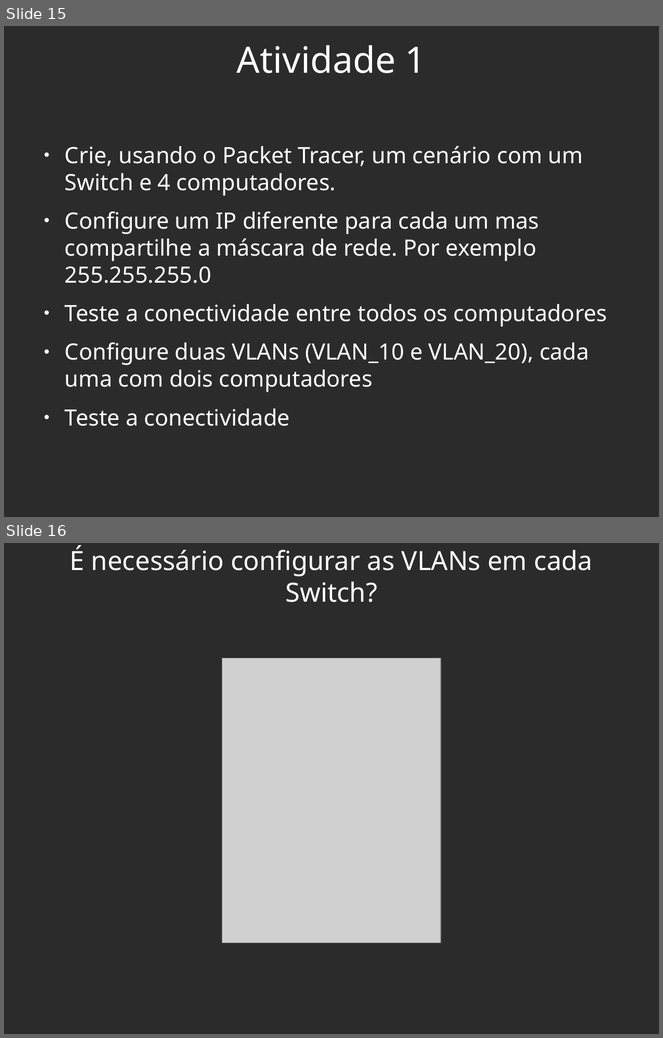
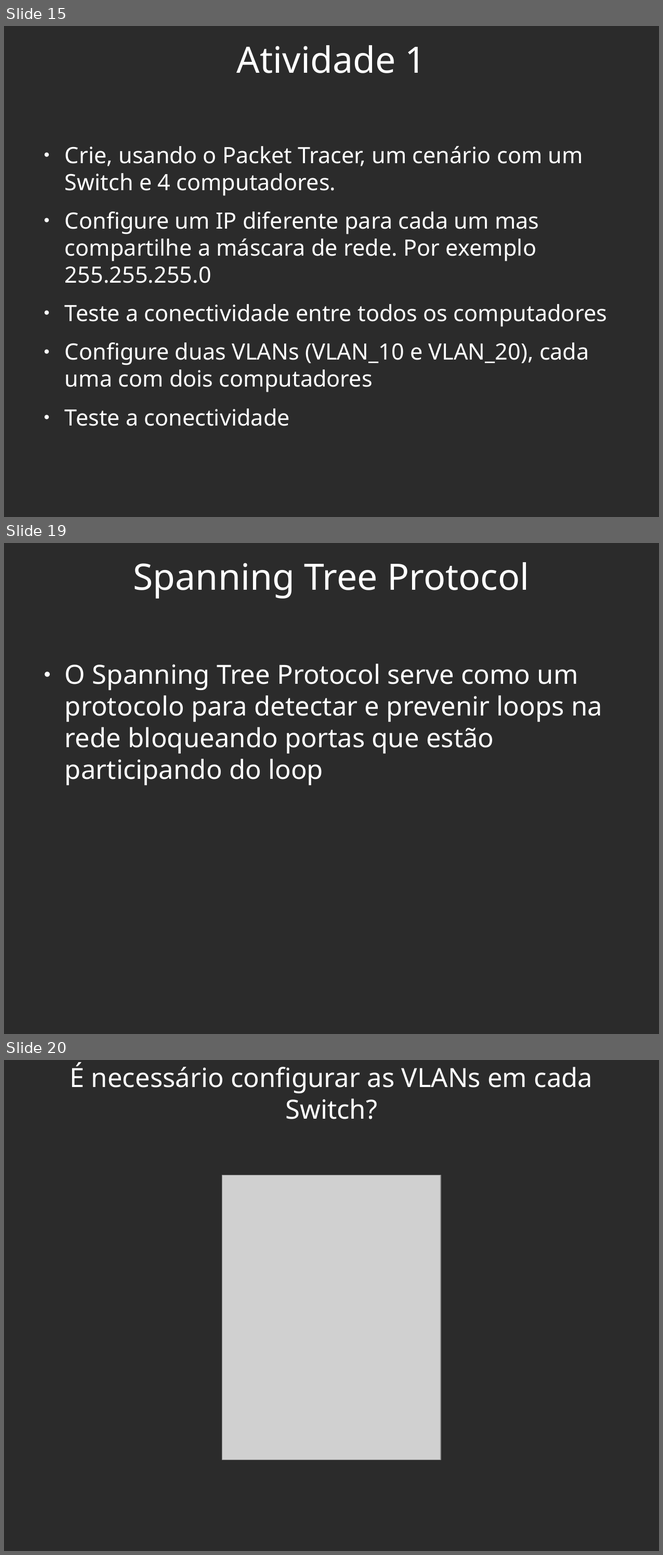
Before and after one commit to viniciusalveshax/aulas, a slide deck: redes-2/pdf08-vlan-switches/pdf08-vlan-switches.odp. Shown one above the other, each under a label of ours: slides 15 and 16 before the commit, slides 15, 19 and 20 after it; the slides between them are not shown. The pictures are 663x1038 and 663x1555 pixels, drawn with LibreOffice and Linux fonts; fonts in the diff are those of the drawing; grey boxes stand for pictures; background and template pictures are left out; a plain dark background stands for a picture behind light text. Boxes give left, top, right and bottom in pixels: in the first picture for what was removed or moved away, otherwise in the second. Text is boxed around its words. In the diff, an @@ line names an element or a change of style, - is before the commit and + after.

```diff
--- a/redes-2/pdf08-vlan-switches/pdf08-vlan-switches.odp
+++ b/redes-2/pdf08-vlan-switches/pdf08-vlan-switches.odp
@@ slide 19 added at [4, 543, 659, 1034], background picture (left out) @@
@@ title added at [133, 562, 529, 599], 44 pt, text #FFFFFF @@
+Spanning Tree Protocol
@@ text added at [65, 664, 603, 785], 32 pt, text #FFFFFF @@
+● O Spanning Tree Protocol serve como um protocolo para detectar e prevenir loops na rede bloqueando portas que estão participando do loop
@@ what was slide 16 is now slide 20 @@
```
Also in this commit, not shown: 1 slide changed, 4 other slides added, 1 other file.
